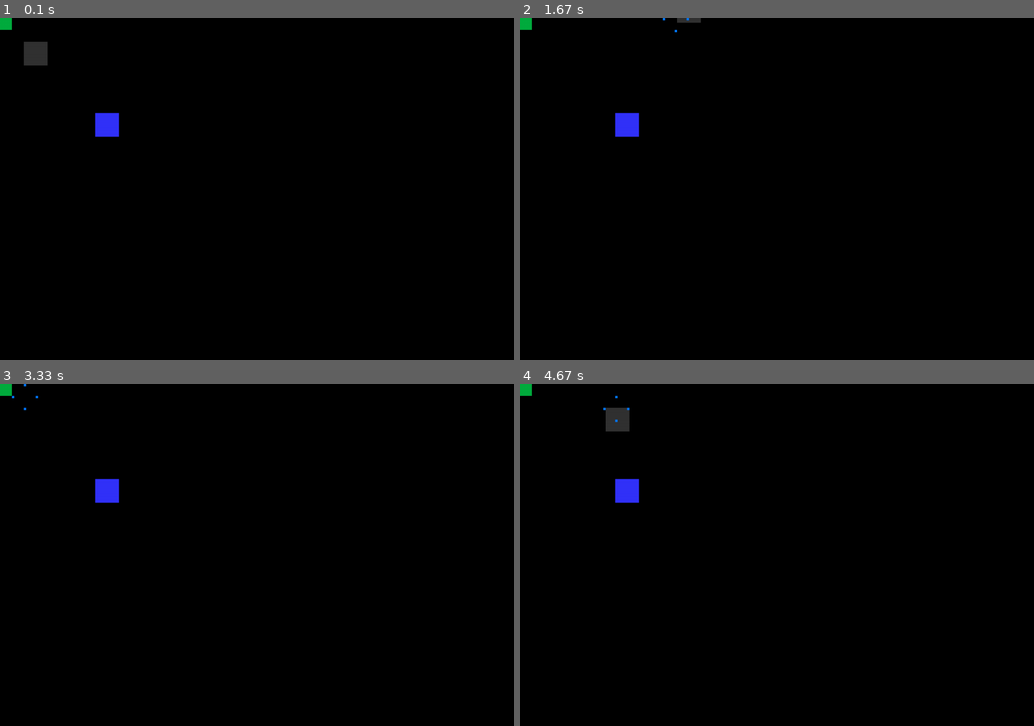
Above: before the commit, frames 1-4 (two rows, left to right).
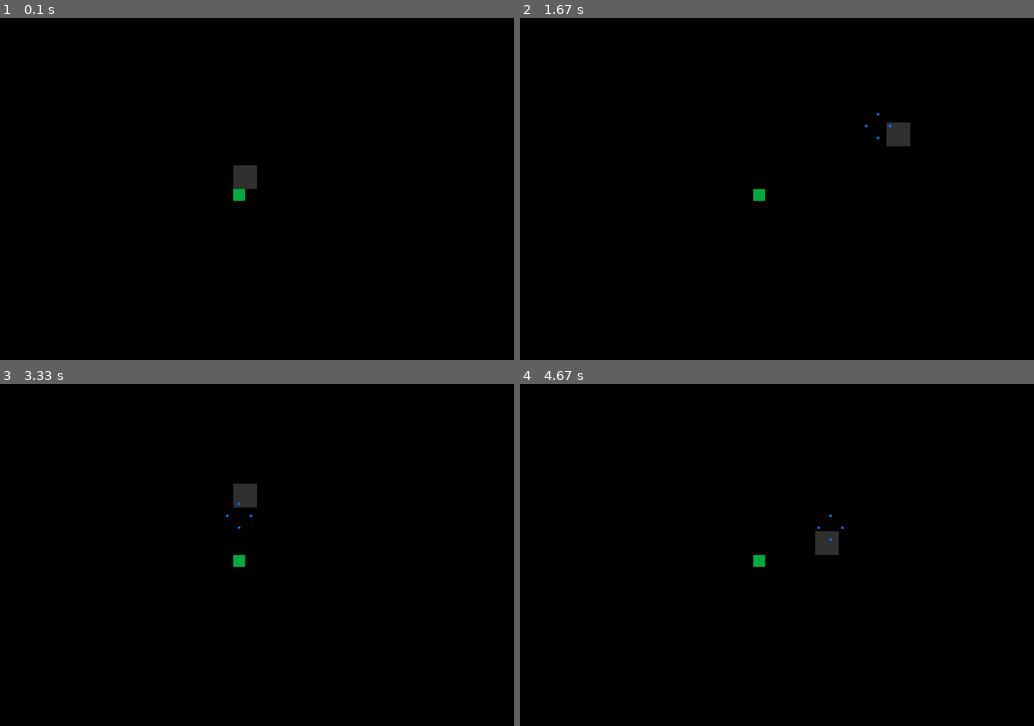
Above: after the commit, the same moments.

Repository: finnstamer/pygameInformatik
Game: pygame game, started from game.py
Same seed, same stepped clock (60 frames per second), same inputs: the game is played once before the commit and once after it.
Inputs:
- Up to frame 1 (0.1 s): no input
- Up to frame 2 (1.67 s): hold Right 0.33-0.8 s; hold Up 0.83-1.13 s; tap Space at 0.9, 1.23, 1.53 s; hold Right 1.17-1.63 s
- Up to frame 3 (3.33 s): hold Left 1.67-2.2 s; tap Space at 1.73, 2.03, 2.3, 2.63, 2.93, 3.07 s; hold Down 2.23-2.53 s; hold Left 2.57-2.97 s; hold Up from 3 s (still down)
- Up to frame 4 (4.67 s): release Up at 3.37 s; hold Right 3.4-4.03 s; tap Space at 3.47, 3.77, 4.13, 4.53 s; hold Down 4.07-4.43 s; hold Left from 4.47 s (still down)

The runs differ from the first frame. In frame 1, 1.1% of the frame differs, in the area x 0-50%, y 0-54%; in frame 2, 0.9%; in frame 3, 0.9%; in frame 4, 1.2%, in the area x 0-63%, y 0-54%.

Commit message:
MapBuilder

Diff:
--- /dev/null
+++ b/base/core/Level/MapBuilder.py
@@ -0,0 +1,57 @@
+from pygame import Vector2
+from base.object.Factory.Factory import Factory
+from settings import screenRes
+from typing import List
+from base.object.GameObject import GameObject
+
+class MapBuilder():
+    def __init__(self, objects: List[GameObject] = []) -> None:
+        self.objects = objects
+
+    def addObject(self, *objects: GameObject):
+        self.objects += list(objects)
+        return self
+
+    def centerVec(self):
+        return Vector2(screenRes[0] / 2, screenRes[1] / 2)
+
+    def placeInCenter(self, obj: GameObject):
+        center = self.centerVec()
+        obj.updatePos(Vector2(center.x - obj.width, center.y - obj.height))
+        self.addObject(obj)
+        return self
+
+    # Platziert ein Objekt neben ein Referenz-Objekt anhand ihrer sich "berührende" Ecken. Jeweils im Uhrzeigersinn von oben links mit 0 beginnend
+    # Will man ein Objekt exakt rechts neben ein ReferenzObjekt platzieren, will man die obere Rechte mit der oberen Linken berühren lassen. Dementsprechend: nexTo(ref, obj, 1, 0)
+    def nextTo(self, reference: GameObject, obj: GameObject, refC=1, objC=1):
+        refCorner = reference.cRect.corners[refC]
+        objCorner = obj.cRect.corners[objC]
+        diffX = objCorner.x - refCorner.x
+        diffY = objCorner.y - refCorner.y
+        obj.updatePos(Vector2(obj.pos.x - diffX, obj.pos.y - diffY))
+        self.addObject(obj)
+        return self
+
+    # Spiegelung von Objekten an der jeweiligen Achse, die nicht -1 ist, und von der jeweiligen Stelle
+    def axisMirror(self, x=-1, y=-1, *objs: GameObject):
+        xAxis = x != -1
+        for obj in list(objs):
+            clonedObj = Factory.clone(obj)
+            diff = obj.pos.x - x if xAxis else obj.pos.y - y
+            print(diff)
+            newPos = Vector2(x - diff - obj.width if xAxis else obj.pos.x, y - diff - obj.height if not xAxis else obj.pos.y)
+            print(obj.pos, newPos)
+            clonedObj.updatePos(newPos)
+            self.addObject(clonedObj)
+        return self
+
+    # Spieglung von Objekten an einem Punkt
+    def pointMirror(self, point: Vector2, *objs: GameObject):
+        for obj in list(objs):
+            cloned = Factory.clone(obj)
+            diffX = obj.pos.x - point.x
+            diffY = obj.pos.y - point.y
+            newPos = Vector2(point.x - diffX - obj.width, point.y - diffY - obj.height)
+            cloned.updatePos(newPos)
+            self.addObject(cloned)
+        return self
--- a/base/object/Factory/Factory.py
+++ b/base/object/Factory/Factory.py
@@ -1,4 +1,7 @@
 from typing import Dict
+from base.core.Event.Events import Events
+
+from copy import deepcopy
 
 class Factory():
     objects: Dict[int, object] = {}
@@ -23,3 +26,10 @@
         if id not in Factory.alias:
             raise LookupError(f"Factory: Alias '{id}' not found.")
         return Factory.objects[Factory.alias[id]]
+
+    def clone(obj: object, disconnect=False):
+        cloned = deepcopy(obj)
+        if disconnect:
+            Events.disconnect(cloned)
+        Factory.append(cloned)
+        return cloned
--- a/base/object/GameObject.py
+++ b/base/object/GameObject.py
@@ -101,9 +101,13 @@
     def distanceTo(self, obj: GameObject):
         return self._pos.distance_to(obj._pos)
 
-    def updatePos(self, pos: pygame.Vector2):
+    def updatePos_hidden(self, pos: pygame.Vector2):
         self._pos = pos
         self.updateRect()
+        return self
+
+    def updatePos(self, pos: pygame.Vector2):
+        self.updatePos_hidden(pos)
         Events.dispatch(f"{self.id}.moved", {"obj": self, "pos": self.pos})
         return self
 
--- a/game.py
+++ b/game.py
@@ -1,9 +1,9 @@
 from base.core.Game import Game
 from base.object.GameObject import GameObject
-from levels import levels
+from levels import level1
 game = Game()
 
 
-game.addLevel(*levels)
+game.addLevel(level1)
 game.setLevel(1)
 game.start()
--- a/levels.py
+++ b/levels.py
@@ -1,31 +1,28 @@
-
-# LEVEL
-#--------------------#--------------------#--------------------
-from random import randrange
 from pygame import Vector2
 from base.core.Level.Level import Level
-from base.object.Factory.Factory import Factory
-from base.object.GameObject import GameObject
-from objects.Teleporter import Teleporter
+from base.core.Level.MapBuilder import MapBuilder
 from objects.collectables.Ektoplasma import Ektoplasma
 from objects.player.Player import Player
 from objects.wall import Wall
 
-# for w in range(10):
-#     wallGroup1.add(Wall().updatePos(pygame.Vector2(randrange(51, screenRes[0]), randrange(51, screenRes[1]))))
-# wall12= Wall().updatePos(pygame.Vector2(400, 200))
+#### Vorgehensweise mit Beispiele:
+# 1. Erstelle einen MapBuilder und deine Objekte.
+#   mB = MapBuilder()
+#   wall = Wall(Vector2(x, y), 50, 50)
 
+# 2. Füge sie dem MapBuilder hinzu.
+#   mB.addObject(wall, obj2, obj3, ...)
+
+# 3. Füge einem neuen Level deine Objekte hinzu
+#   level = Level(1, *mB.objects)
+
+mB = MapBuilder()
 player = Player()
-teleporter_platform = GameObject(Vector2(200, 200), 50, 50, (50, 50, 250))
+mB.placeInCenter(player)
 
-Teleporter(teleporter_platform, player, Vector2(50, 50)).start()
+ektoplasma = Ektoplasma().setAlias("ekto1")
+mB.nextTo(player, ektoplasma, 3, 0)
 
-level1 = Level(1,
-    player,
-    # Wall(Vector2(217, 205), 50, 75),
-    Ektoplasma().updatePos(Vector2(0, 0)).setAlias("ekto1"),
-    teleporter_platform,
-
-)
-
-levels = [level1]
+# mB.pointMirror(player.pos, player, ektoplasma)
+# mB.axisMirror(player.pos.x, -1, player, ektoplasma)
+level1 = Level(1, *mB.objects)
